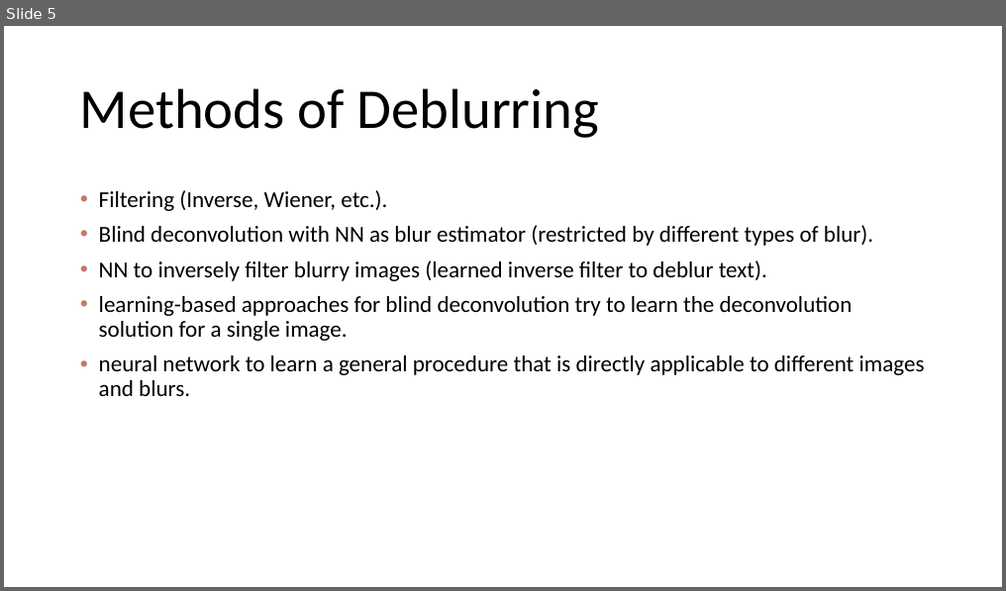
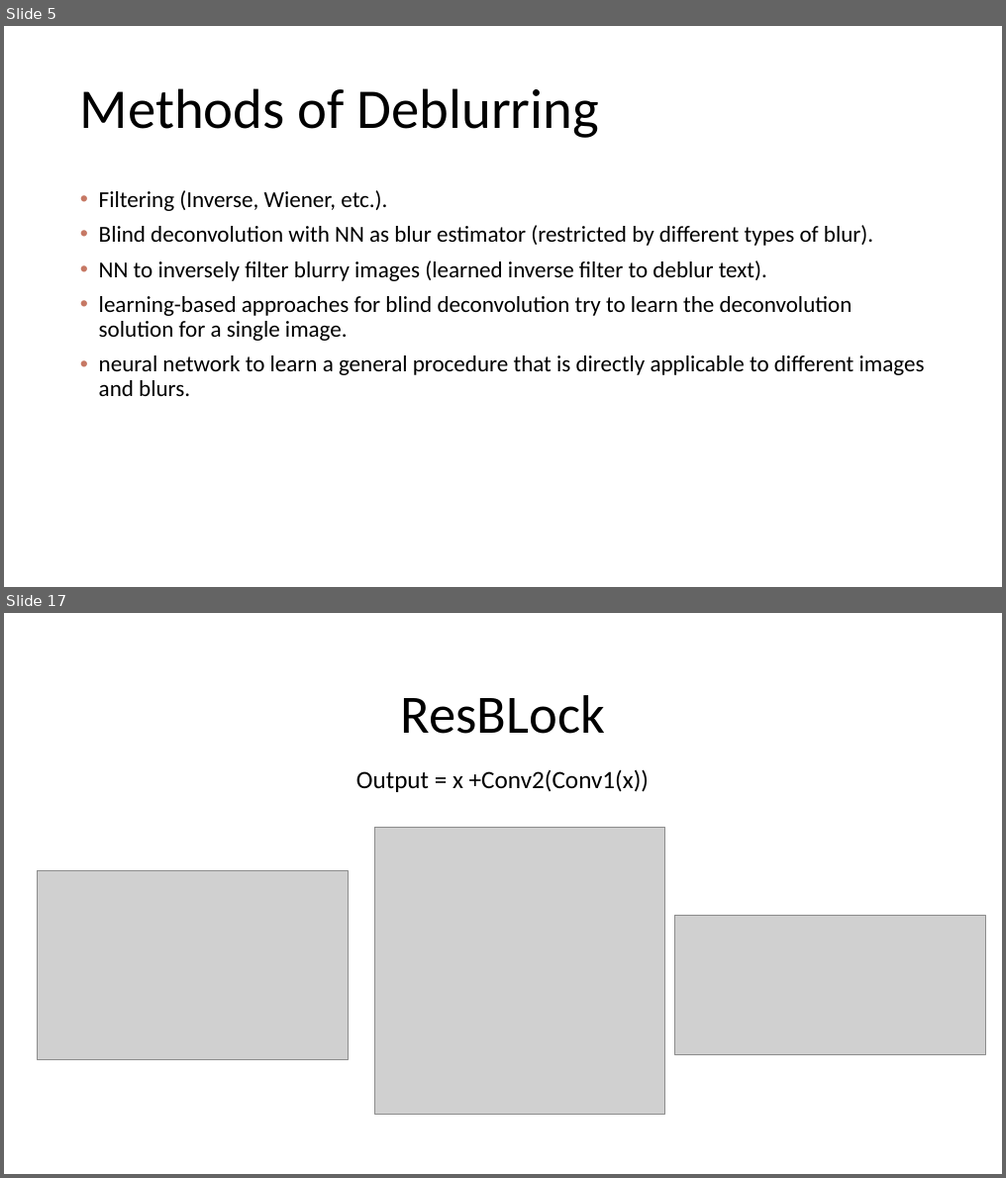
Before and after one commit to Tomlevron/Digital-image-processing, a slide deck: Slideshow/Scale-recurrent network for deblurring.pptx. Shown one above the other, each under a label of ours: slide 5 before the commit, slides 5 and 17 after it; the slides between them are not shown. The pictures are 1006x591 and 1006x1178 pixels, drawn with LibreOffice and Linux fonts; fonts in the diff are those of the drawing; grey boxes stand for pictures. Boxes give left, top, right and bottom in pixels: in the first picture for what was removed or moved away, otherwise in the second. Text is boxed around its words. In the diff, an @@ line names an element or a change of style, - is before the commit and + after.

```diff
--- a/Slideshow/Scale-recurrent network for deblurring.pptx
+++ b/Slideshow/Scale-recurrent network for deblurring.pptx
@@ slide 17 added at bbox=[4, 613, 1002, 1174], background #FFFFFF @@
@@ title added at bbox=[401, 695, 605, 734], 52 pt, text #000000 @@
+ResBLock
@@ text added at bbox=[356, 769, 648, 792], 24 pt, text #000000 @@
+Output = x +Conv2(Conv1(x))
@@ picture added at bbox=[375, 827, 665, 1115] @@
@@ picture added at bbox=[37, 871, 348, 1059] @@
@@ picture added at bbox=[675, 915, 985, 1055] @@
```
Also in this commit, not shown: 3 slides changed, 16 other slides added.
